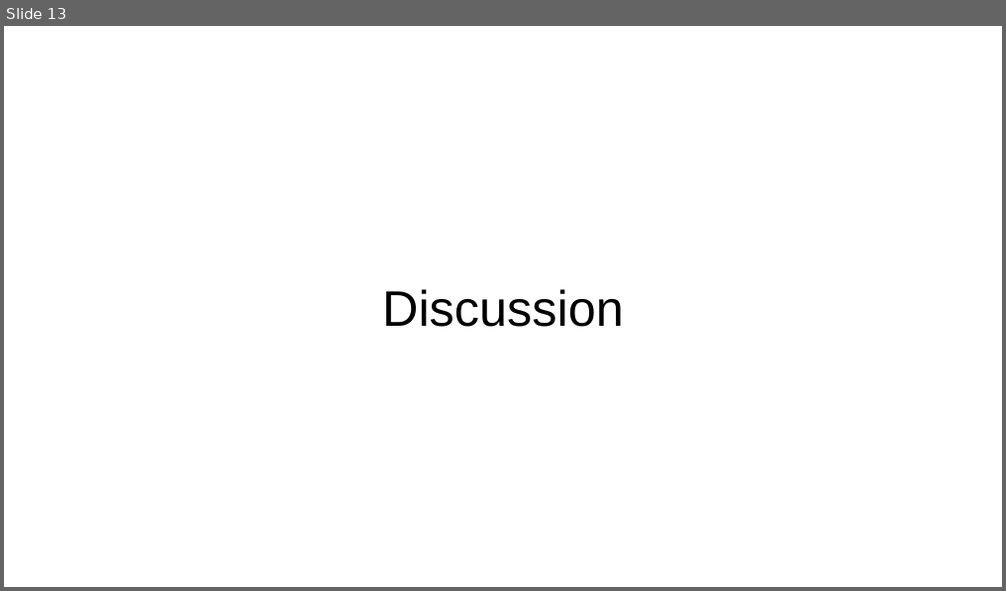
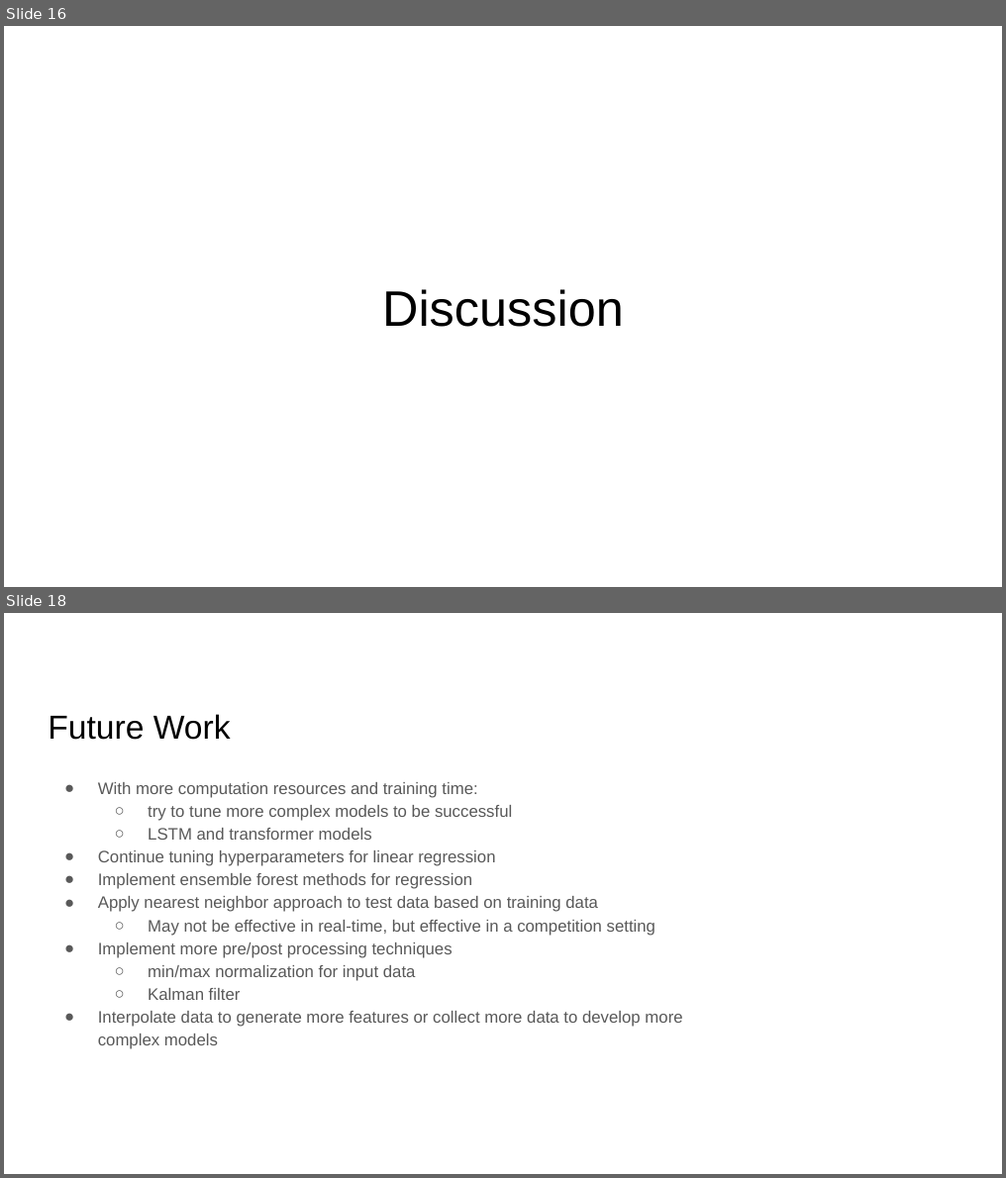
Before and after one commit to wis003/CSE151B, a slide deck: Kaggle Competition/Submission/CSE 151B Presentation.pptx. Shown one above the other, each under a label of ours: slide 13 before the commit, slides 16 and 18 after it; the slides between them are not shown. The pictures are 1006x591 and 1006x1178 pixels, drawn with LibreOffice and Linux fonts; fonts in the diff are those of the drawing. Boxes give left, top, right and bottom in pixels: in the first picture for what was removed or moved away, otherwise in the second. Text is boxed around its words. In the diff, an @@ line names an element or a change of style, - is before the commit and + after.

```diff
--- a/Kaggle Competition/Submission/CSE 151B Presentation.pptx
+++ b/Kaggle Competition/Submission/CSE 151B Presentation.pptx
@@ slide 18 added at [4, 613, 1002, 1174], background #FFFFFF @@
@@ title added at [48, 714, 231, 740], 24 pt, text #000000 @@
+Future Work
@@ text added at [98, 782, 682, 1050], 12 pt, text #595959 @@
+● With more computation resources and training time:
+  ○ try to tune more complex models to be successful
+  ○ LSTM and transformer models
+● Continue tuning hyperparameters for linear regression
+● Implement ensemble forest methods for regression
+● Apply nearest neighbor approach to test data based on training data
+  ○ May not be effective in real-time, but effective in a competition setting
+● Implement more pre/post processing techniques
+  ○ min/max normalization for input data
+  ○ Kalman filter
+● Interpolate data to generate more features or collect more data to develop more complex models
@@ what was slide 13 is now slide 16 @@
```
Also in this commit, not shown: 1 slide changed, 12 other slides added, 10 slides removed, 1 other file.
